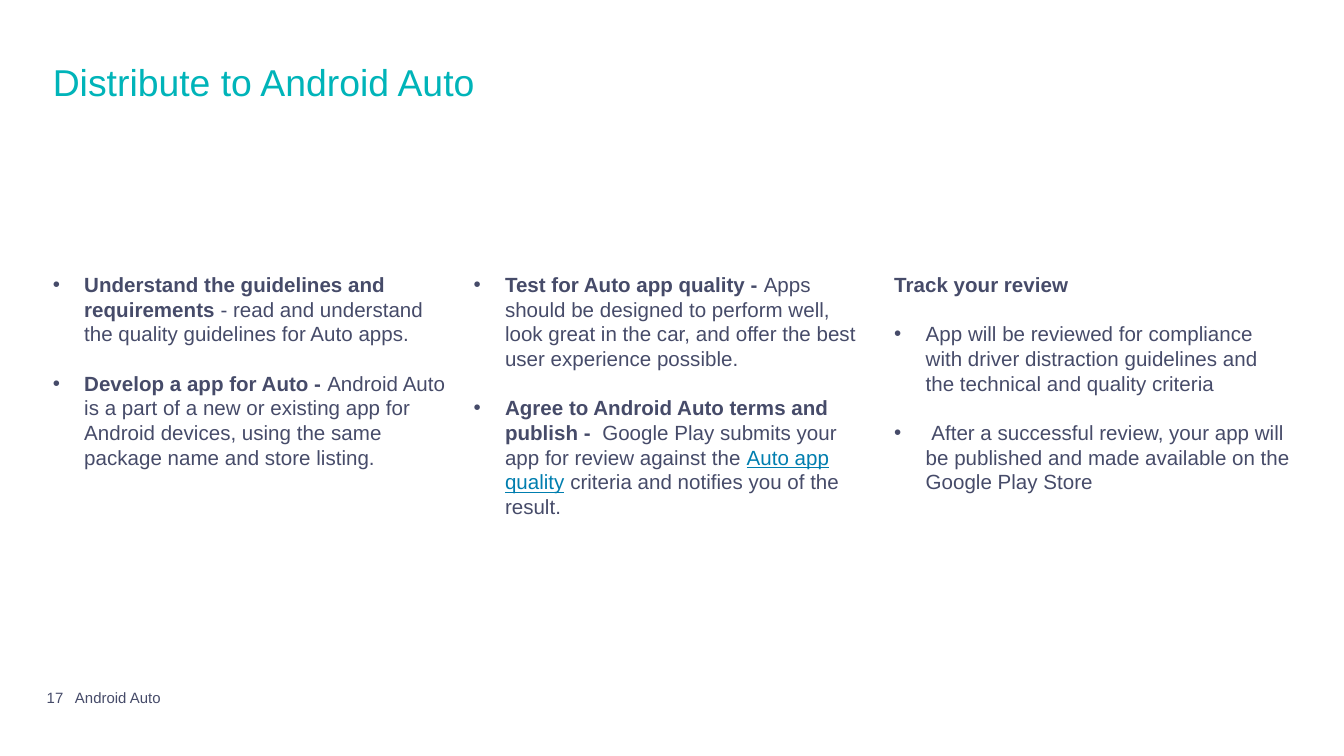
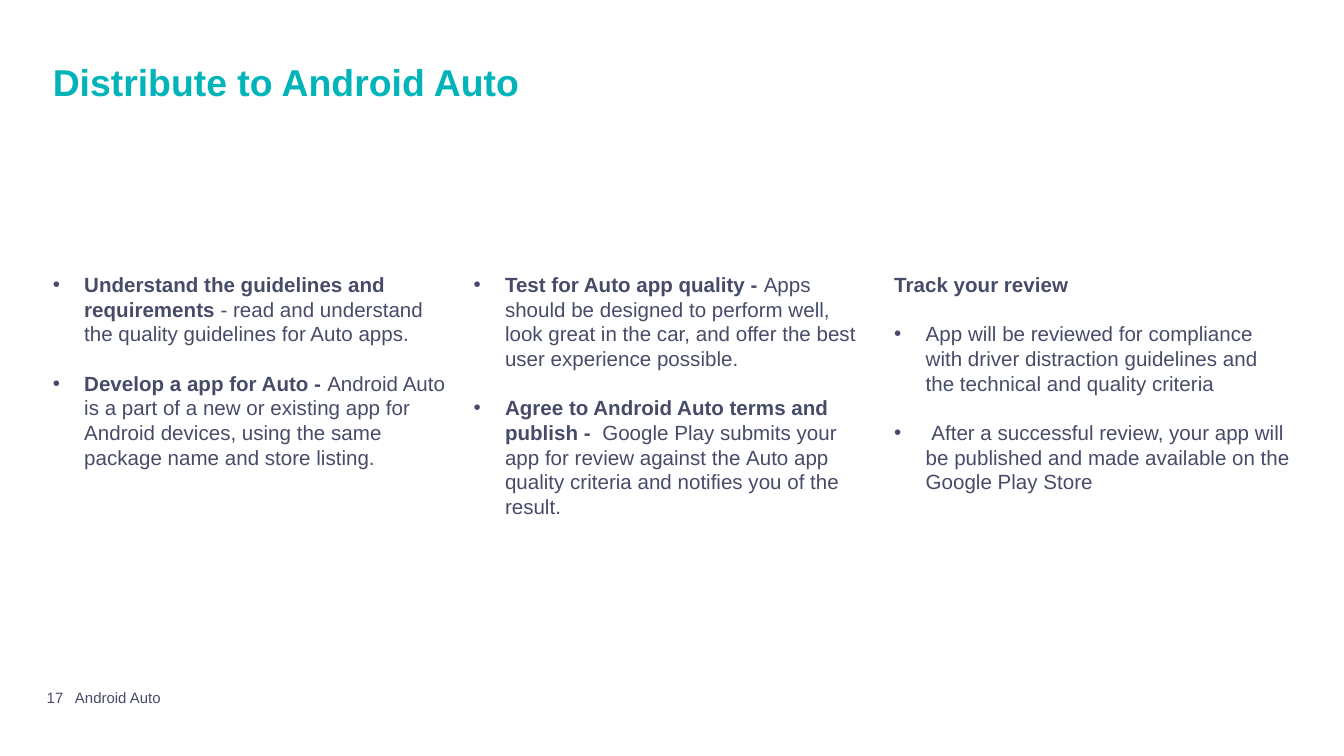
Before and after one commit to mpiresgro/AndroidAutoInfo, a slide deck: slide 17 of Final/Presentation_Joao_Mauro.pptx. Drawn at 1344x756 pixels with LibreOffice and Linux fonts; fonts in the diff are those of the drawing; background and template pictures are left out. Boxes give left, top, right and bottom in pixels: in the first picture for what was removed or moved away, otherwise in the second. Text is boxed around its words. In the diff, an @@ line names an element or a change of style, - is before the commit and + after.

```diff
--- a/Final/Presentation_Joao_Mauro.pptx
+++ b/Final/Presentation_Joao_Mauro.pptx
@@ title "Distribute to Android Auto" at <box>53,69,519,97</box>: bold on @@
@@ text at <box>505,400,839,514</box>: text colour #007EAF to #464B69, underline off in "Auto app quality" @@
```
Also in this commit, not shown: 12 other slides changed, 18 slides removed.
